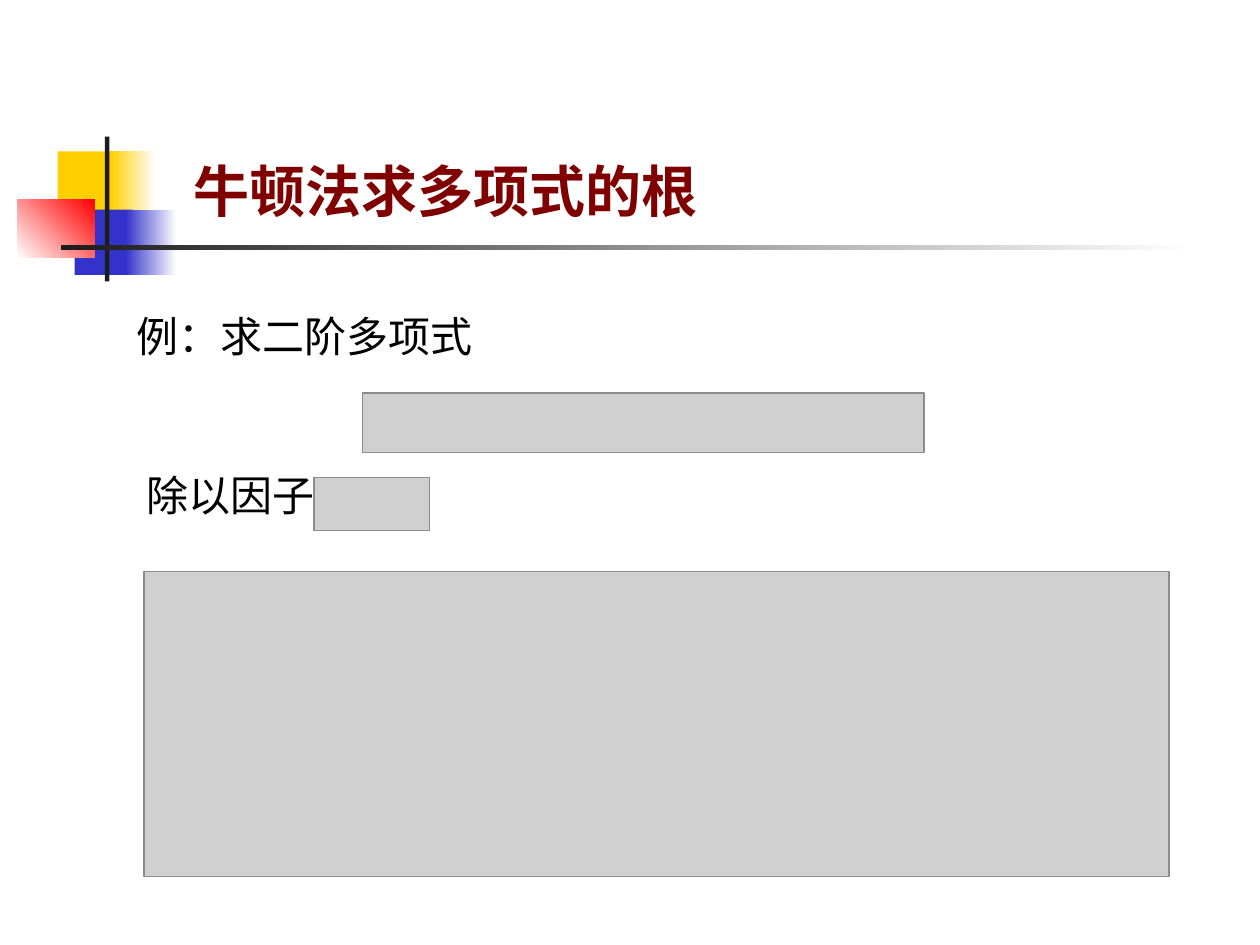
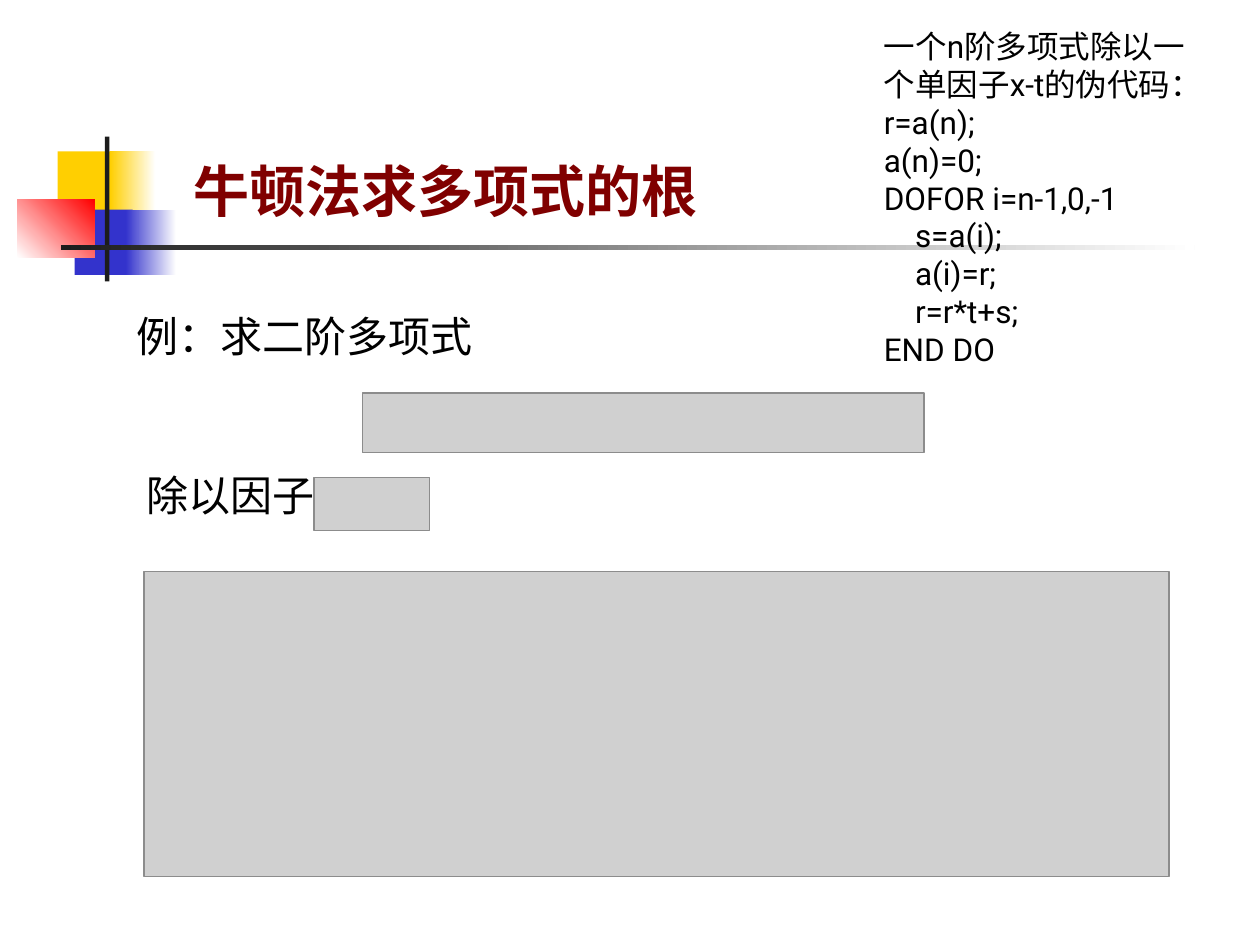
Before and after one commit to shencang/pythonPractice, a slide deck: slide 14 of 课程作业/数值分析/数值分析课件/第07讲.PPT. Drawn at 1260x945 pixels with LibreOffice and Linux fonts; fonts in the diff are those of the drawing; grey boxes stand for pictures. Boxes give left, top, right and bottom in pixels: in the first picture for what was removed or moved away, otherwise in the second. Text is boxed around its words. In the diff, an @@ line names an element or a change of style, - is before the commit and + after.

```diff
--- a/课程作业/数值分析/数值分析课件/第07讲.PPT
+++ b/课程作业/数值分析/数值分析课件/第07讲.PPT
@@ text added at (884, 31, 1202, 362), 18 pt, text #000000 @@
+一个n阶多项式除以一
+个单因子x-t的伪代码：
+r=a(n);
+a(n)=0;
+DOFOR i=n-1,0,-1
+s=a(i);
+a(i)=r;
+r=r*t+s;
+END DO
```
Also in this commit, not shown: 3 other slides changed, 2 other files.
